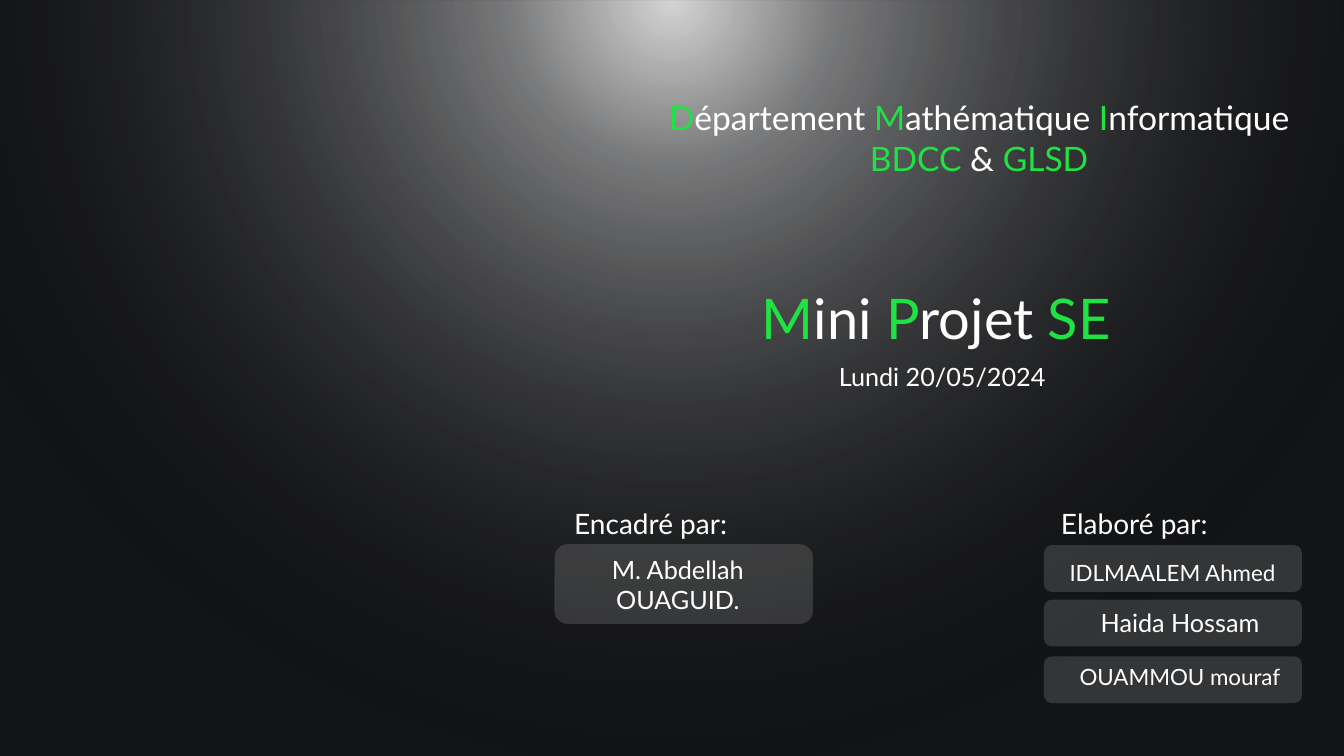
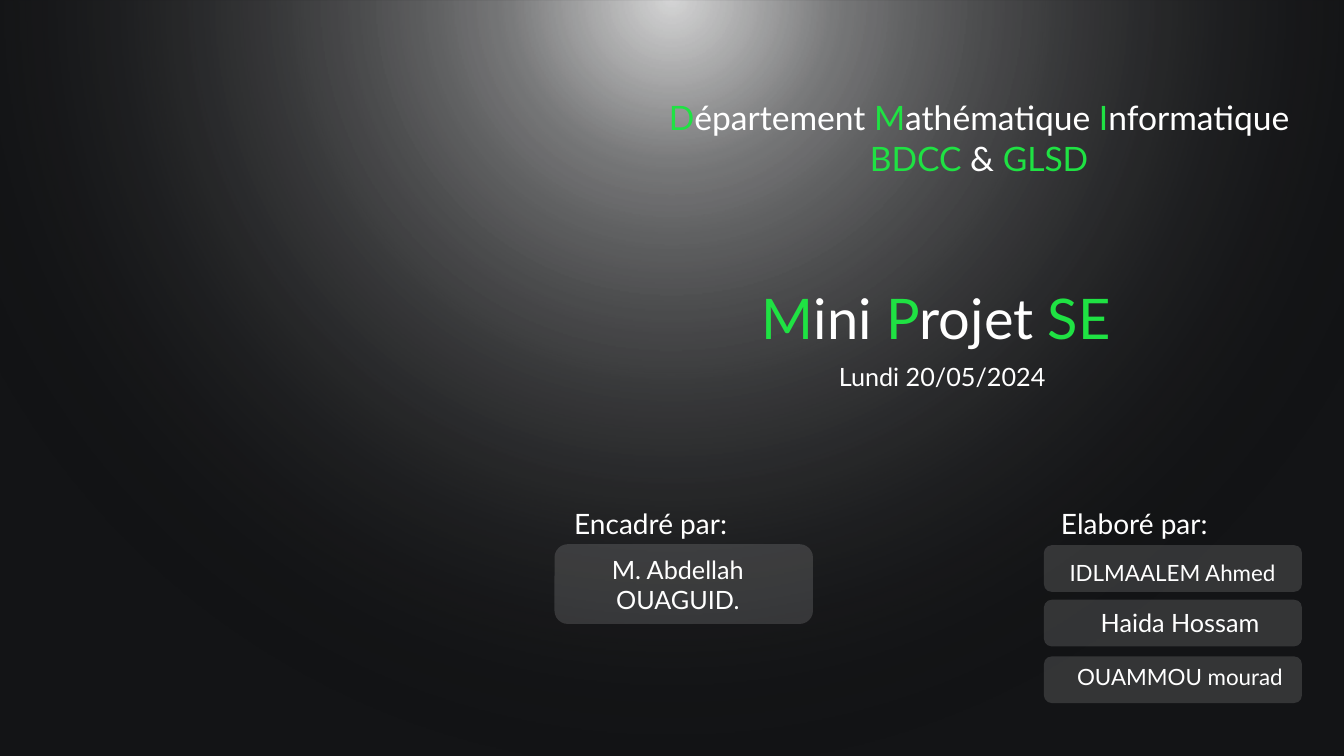
Before and after one commit to AHMEDIDLMAALEM/Os_Automatisation_Script, a slide deck: slide 1 of Mini Projet SE.pptx. Drawn at 1344x756 pixels with LibreOffice and Linux fonts; fonts in the diff are those of the drawing; background and template pictures are left out. Boxes give left, top, right and bottom in pixels: in the first picture for what was removed or moved away, otherwise in the second. Text is boxed around its words. In the diff, an @@ line names an element or a change of style, - is before the commit and + after.

```diff
--- a/Mini Projet SE.pptx
+++ b/Mini Projet SE.pptx
@@ text in rounded rectangle at (x1=1077, y1=668, x2=1283, y2=685): text changed @@
-OUAMMOU mouraf
+OUAMMOU mourad
```
Also in this commit, not shown: 4 other files.
